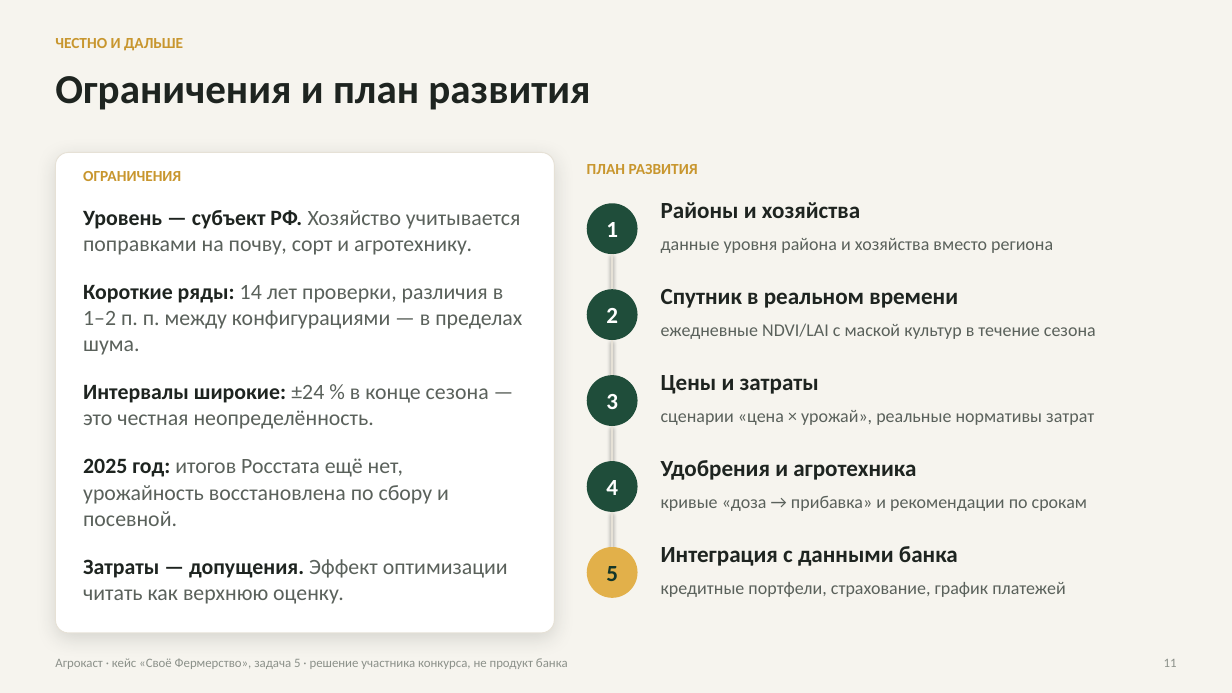
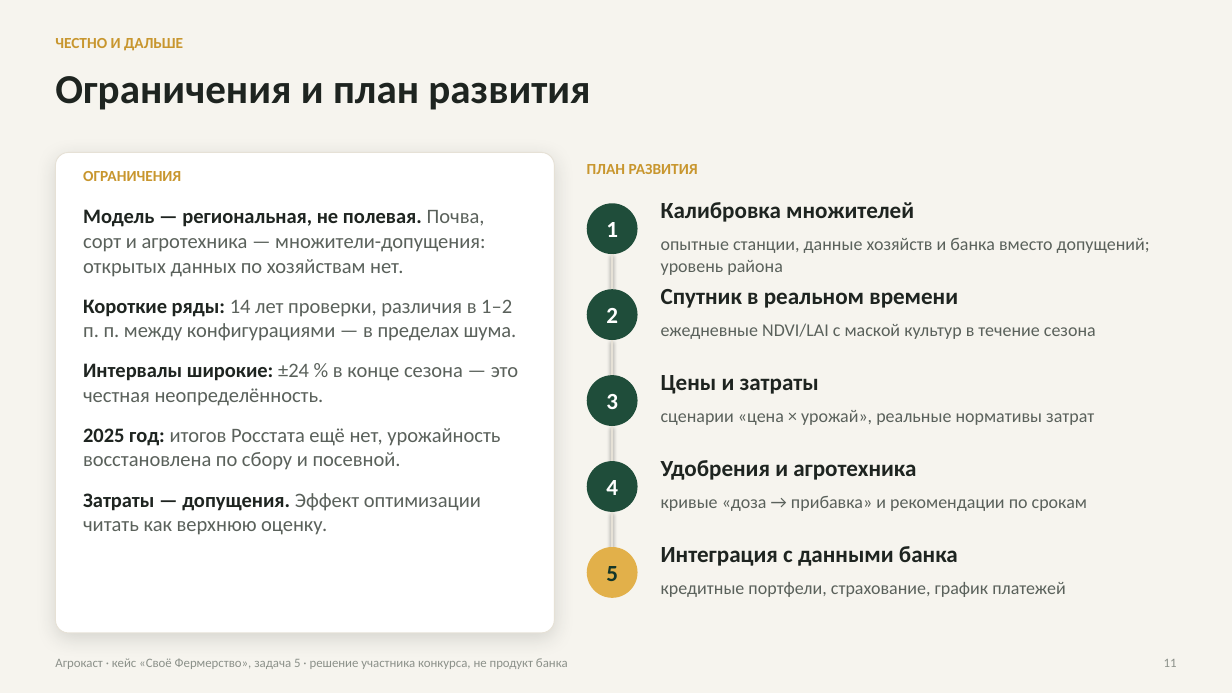
Before and after one commit to Parampaika/AgroCast, a slide deck: slide 11 of deck/out/agrokast_presentation.pptx. Drawn at 1232x693 pixels with LibreOffice and Linux fonts; fonts in the diff are those of the drawing. Boxes give left, top, right and bottom in pixels: in the first picture for what was removed or moved away, otherwise in the second. Text is boxed around its words. In the diff, an @@ line names an element or a change of style, - is before the commit and + after.

```diff
--- a/deck/out/agrokast_presentation.pptx
+++ b/deck/out/agrokast_presentation.pptx
@@ text at (83,209,485,277): text changed; size 17 to 16 pt @@
-Уровень — субъект РФ. Хозяйство учитывается поправками на почву, сорт и агротехнику.
+Модель — региональная, не полевая. Почва, сорт и агротехника — множители-допущения: открытых данных по хозяйствам нет.
@@ text at (661,202,914,222): text changed @@
-Районы и хозяйства
+Калибровка множителей
@@ text at (661,238,1150,275): text changed @@
-данные уровня района и хозяйства вместо региона
+опытные станции, данные хозяйств и банка вместо допущений; уровень района
@@ text at (83,299,518,535): size 17 to 16 pt in "Короткие ряды: 14 лет проверки, различия в ...", "Интервалы широкие: ±24 % в конце сезона ...", "2025 год: итогов Росстата ещё нет, урожайность ...", "Затраты — допущения. Эффект оптимизации читать как ..."; less space between paragraphs @@
```
Also in this commit, not shown: 5 other slides changed, 9 other files.
